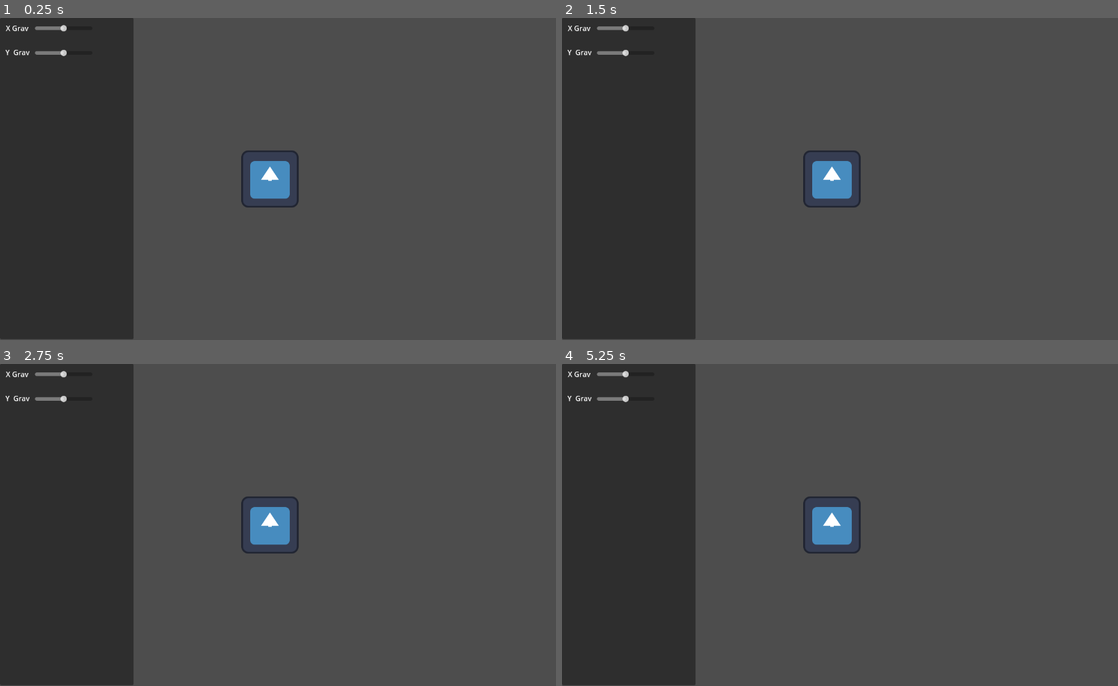
Above: before the commit, frames 1-4 (two rows, left to right).
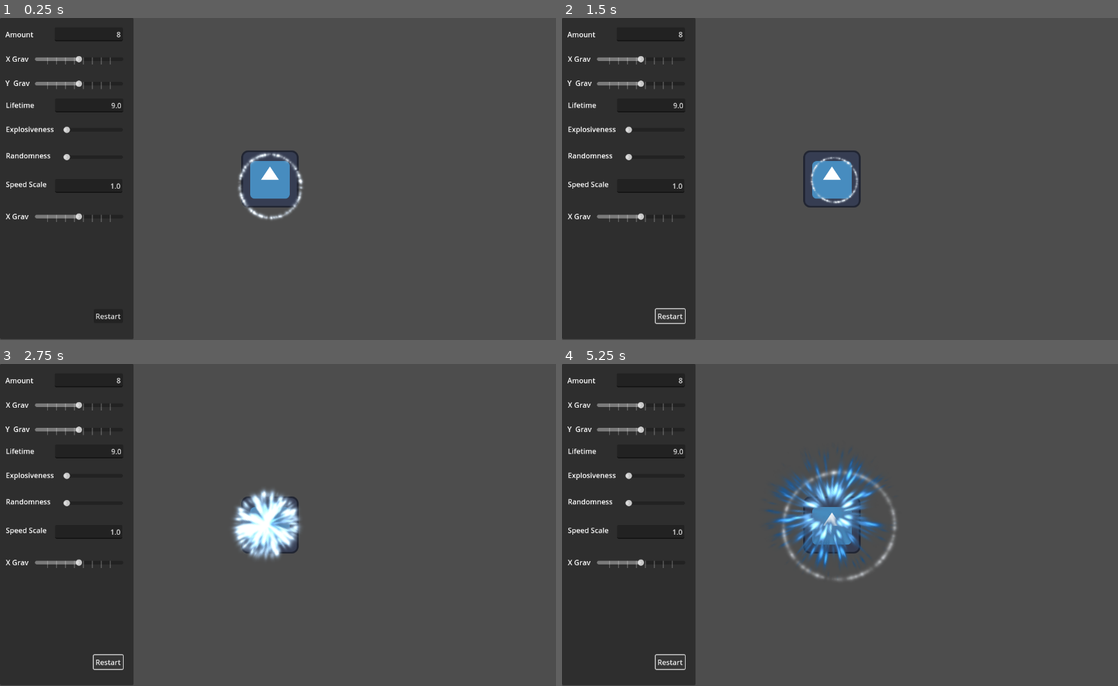
Above: after the commit, the same moments.

Repository: euribates/GodotLab
Game: Godot game, scene res://particles.tscn
The game is run twice, just before and just after one commit, with the same random seed, the same clock (stepped at 60 frames per second) and the same inputs. This scene is started directly instead of the project's main scene. The engine's default icon, where the game draws it, is replaced by a stand-in: a white triangle on a blue panel in a dark square.
Inputs (mouse positions are in pixels of both pictures, inside the frame that each line leads up to):
- Up to frame 1 (0.25 s): no input
- Up to frame 2 (1.5 s): click (667, 317) at 0.5 s, where only the run after the commit has a clickable "Restart"; click (667, 317) at 1.25 s, where only the run after the commit has a clickable "Restart"
- Up to frame 3 (2.75 s): click (105, 663) at 2 s, where only the run after the commit has a clickable "Restart"
- Up to frame 4 (5.25 s): no input

The runs differ from the first frame. In frame 1, 1.7% of the frame differs, in the area x 1-55%, y 2-94%; in frame 2, 1.5%; in frame 3, 3.2%; in frame 4, 4.7%, in the area x 1-61%, y 2-96%.

Commit message:
Pruebas con partículas

Diff:
--- a/labos/particles.gd
+++ b/labos/particles.gd
@@ -3,6 +3,8 @@
 @onready var particles: CPUParticles2D = $Emitter/CPUParticles2D
 @onready var gravity_y_slider: HSlider = $Panel/GravityYSlider
 @onready var gravity_x_slider: HSlider = $Panel/GravityXSlider
+@onready var explosivenes_slider: HSlider = $Panel/ExplosivenesSlider
+@onready var randomness_slider: HSlider = $Panel/RandomnessSlider
 
 var XGravity: float = 0
 var YGravity: float = 0
@@ -11,14 +13,48 @@
 
 func _ready() -> void:
 	particles.gravity = Vector2(XGravity, YGravity)
+	$Panel/txt_amount.text = str(particles.amount)
+	$Panel/txt_speed_scale.text = str(particles.speed_scale)
 
 
 func _on_gravity_x_slder_drag_ended(value_changed: bool) -> void:
 	print(particles)
 	if value_changed:
 		particles.gravity.x = gravity_x_slider.value
+		gravity_x_slider.tooltip_text = str(gravity_x_slider.value)
 
 
 func _on_gravity_y_slider_drag_ended(value_changed: bool) -> void:
 	if value_changed:
 		particles.gravity.y = gravity_y_slider.value
+		gravity_y_slider.tooltip_text = str(gravity_y_slider.value)
+
+
+func _on_txt_lifetime_text_changed(new_text: String) -> void:
+	if new_text.is_valid_float():
+		particles.lifetime = float(new_text)
+
+
+func _on_explosivenes_slider_drag_ended(value_changed: bool) -> void:
+	if value_changed:
+		var value: float = explosivenes_slider.value
+		particles.explosiveness = value
+		explosivenes_slider.tooltip_text = str(value)
+
+
+func _on_txt_amount_text_changed(new_text: String) -> void:
+	if new_text.is_valid_int():
+		var value : int = int(new_text)
+		particles.amount = value
+
+
+func _on_randomnes_slider_drag_ended(value_changed: bool) -> void:
+	if value_changed:
+		var value: float = randomness_slider.value
+		print("value:", value)
+		particles.randomness = value
+		randomness_slider.tooltip_text = str(value)
+
+
+func _on_pb_restart_pressed() -> void:
+	particles.restart()
--- a/labos/particles.tscn
+++ b/labos/particles.tscn
@@ -2,24 +2,42 @@
 
 [ext_resource type="Script" uid="uid://ba30cb3lqrdhh" path="res://particles.gd" id="1_1nvrg"]
 [ext_resource type="Texture2D" uid="uid://cmnjfcg17yhy1" path="res://icon.svg" id="1_xnif8"]
-
-[sub_resource type="BoxMesh" id="BoxMesh_1nvrg"]
-
-[sub_resource type="MeshTexture" id="MeshTexture_i1ypt"]
-mesh = SubResource("BoxMesh_1nvrg")
-image_size = Vector2(8, 8)
+[ext_resource type="Texture2D" uid="uid://dftp5h8hx3i8n" path="res://30 InDispersal4Step3.png" id="3_i1ypt"]
+
+[sub_resource type="CanvasItemMaterial" id="CanvasItemMaterial_i1ypt"]
+particles_animation = true
+particles_anim_h_frames = 5
+particles_anim_v_frames = 7
+particles_anim_loop = false
 
 [node name="Particles" type="Node2D"]
 script = ExtResource("1_1nvrg")
-metadata/_edit_vertical_guides_ = [12.0]
+metadata/_edit_vertical_guides_ = [12.0, 275.0, 122.0]
 
 [node name="Emitter" type="Sprite2D" parent="."]
 position = Vector2(602, 360)
 texture = ExtResource("1_xnif8")
 
 [node name="CPUParticles2D" type="CPUParticles2D" parent="Emitter"]
-texture = SubResource("MeshTexture_i1ypt")
+material = SubResource("CanvasItemMaterial_i1ypt")
+texture = ExtResource("3_i1ypt")
+lifetime = 9.0
+explosiveness = 0.15
+randomness = 0.29
+lifetime_randomness = 0.1
+fixed_fps = 60
+direction = Vector2(1, 1)
+spread = 180.0
 gravity = Vector2(0, 0)
+initial_velocity_min = 13.25
+initial_velocity_max = 39.74
+angle_min = -180.0
+angle_max = 180.0
+scale_amount_max = 3.0
+anim_speed_min = 1.7
+anim_speed_max = 5.94
+anim_offset_min = 0.011
+anim_offset_max = 0.0706
 
 [node name="Panel" type="Panel" parent="."]
 offset_right = 298.0
@@ -28,39 +46,161 @@
 [node name="GravityXSlider" type="HSlider" parent="Panel"]
 layout_mode = 0
 offset_left = 78.0
-offset_top = 3.0
-offset_right = 206.0
-offset_bottom = 43.0
-min_value = -50.0
-max_value = 50.0
-ticks_on_borders = true
+offset_top = 72.0
+offset_right = 275.0
+offset_bottom = 112.0
+tooltip_text = "0.0"
+min_value = -40.0
+max_value = 40.0
+tick_count = 10
 
 [node name="GravityYSlider" type="HSlider" parent="Panel"]
 layout_mode = 0
 offset_left = 78.0
-offset_top = 58.0
-offset_right = 206.0
-offset_bottom = 98.0
-min_value = -50.0
-max_value = 50.0
-ticks_on_borders = true
+offset_top = 127.0
+offset_right = 274.0
+offset_bottom = 167.0
+tooltip_text = "0.0"
+min_value = -40.0
+max_value = 40.0
+tick_count = 10
 
 [node name="lbl_x_gravity" type="Label" parent="Panel"]
 layout_mode = 0
 offset_left = 13.0
-offset_top = 11.0
+offset_top = 80.0
 offset_right = 64.0
-offset_bottom = 34.0
+offset_bottom = 103.0
 text = "X Grav"
 
+[node name="GravityXSlider2" type="HSlider" parent="Panel"]
+layout_mode = 0
+offset_left = 78.0
+offset_top = 424.0
+offset_right = 275.0
+offset_bottom = 464.0
+tooltip_text = "0.0"
+min_value = -40.0
+max_value = 40.0
+tick_count = 10
+
+[node name="lbl_x_velocity" type="Label" parent="Panel"]
+layout_mode = 0
+offset_left = 13.0
+offset_top = 432.0
+offset_right = 64.0
+offset_bottom = 455.0
+text = "X Grav"
+
 [node name="lbl_y_gravity" type="Label" parent="Panel"]
 layout_mode = 0
 offset_left = 12.0
-offset_top = 65.0
+offset_top = 134.0
 offset_right = 67.0
-offset_bottom = 88.0
+offset_bottom = 157.0
 text = "Y  Grav"
 
+[node name="Label" type="Label" parent="Panel"]
+layout_mode = 0
+offset_left = 13.0
+offset_top = 183.0
+offset_right = 77.0
+offset_bottom = 206.0
+text = "Lifetime"
+
+[node name="txt_lifetime" type="LineEdit" parent="Panel"]
+layout_mode = 0
+offset_left = 123.0
+offset_top = 180.0
+offset_right = 275.0
+offset_bottom = 211.0
+text = "9.0"
+placeholder_text = "Tiempo de vida de las partículas"
+alignment = 2
+
+[node name="lbl_explosiveness" type="Label" parent="Panel"]
+layout_mode = 0
+offset_left = 13.0
+offset_top = 237.0
+offset_right = 120.0
+offset_bottom = 260.0
+text = "Explosiveness"
+
+[node name="lbl_randomness" type="Label" parent="Panel"]
+layout_mode = 0
+offset_left = 13.0
+offset_top = 296.0
+offset_right = 120.0
+offset_bottom = 319.0
+tooltip_text = "randomness"
+mouse_filter = 1
+text = "Randomness"
+
+[node name="ExplosivenesSlider" type="HSlider" parent="Panel"]
+layout_mode = 0
+offset_left = 141.0
+offset_top = 242.0
+offset_right = 274.0
+offset_bottom = 258.0
+max_value = 1.0
+step = 0.025
+
+[node name="RandomnessSlider" type="HSlider" parent="Panel"]
+layout_mode = 0
+offset_left = 141.0
+offset_top = 303.0
+offset_right = 274.0
+offset_bottom = 319.0
+max_value = 1.0
+step = 0.025
+
+[node name="lbl_amount" type="Label" parent="Panel"]
+layout_mode = 0
+offset_left = 12.0
+offset_top = 25.0
+offset_right = 79.0
+offset_bottom = 48.0
+text = "Amount"
+
+[node name="txt_amount" type="LineEdit" parent="Panel"]
+layout_mode = 0
+offset_left = 122.0
+offset_top = 21.0
+offset_right = 274.0
+offset_bottom = 52.0
+alignment = 2
+
+[node name="txt_speed_scale" type="LineEdit" parent="Panel"]
+layout_mode = 0
+offset_left = 123.0
+offset_top = 360.0
+offset_right = 273.0
+offset_bottom = 391.0
+alignment = 2
+
+[node name="lbl_speed_scale" type="Label" parent="Panel"]
+layout_mode = 0
+offset_left = 13.0
+offset_top = 360.0
+offset_right = 105.0
+offset_bottom = 383.0
+text = "Speed Scale"
+
+[node name="pb_restart" type="Button" parent="Panel"]
+layout_mode = 0
+offset_left = 209.0
+offset_top = 651.0
+offset_right = 274.0
+offset_bottom = 682.0
+text = "Restart"
+
 [connection signal="drag_ended" from="Panel/GravityXSlider" to="." method="_on_gravity_x_slder_drag_ended"]
+[connection signal="drag_ended" from="Panel/GravityYSlider" to="." method="_on_gravity_y_slider_drag_ended"]
 [connection signal="drag_ended" from="Panel/GravityYSlider" to="." method="_on_gravity_x_slder_drag_ended"]
-[connection signal="drag_ended" from="Panel/GravityYSlider" to="." method="_on_gravity_y_slider_drag_ended"]
+[connection signal="drag_ended" from="Panel/GravityXSlider2" to="." method="_on_gravity_x_slder_drag_ended"]
+[connection signal="text_changed" from="Panel/txt_lifetime" to="." method="_on_txt_lifetime_text_changed"]
+[connection signal="drag_ended" from="Panel/ExplosivenesSlider" to="." method="_on_explosivenes_slider_drag_ended"]
+[connection signal="drag_ended" from="Panel/RandomnessSlider" to="." method="_on_randomnes_slider_drag_ended"]
+[connection signal="text_changed" from="Panel/txt_amount" to="." method="_on_txt_amount_text_changed"]
+[connection signal="text_changed" from="Panel/txt_speed_scale" to="." method="_on_txt_amount_text_changed"]
+[connection signal="pressed" from="Panel/pb_restart" to="." method="_on_pb_restart_pressed"]
Binary file added: labos/30 InDispersal4Step3.png
Not shown, added: labos/30 InDispersal4Step3.png.import
Binary file added: labos/dot.png
Not shown, added: labos/dot.png.import
Not shown, added: assets/labos/dot.png
